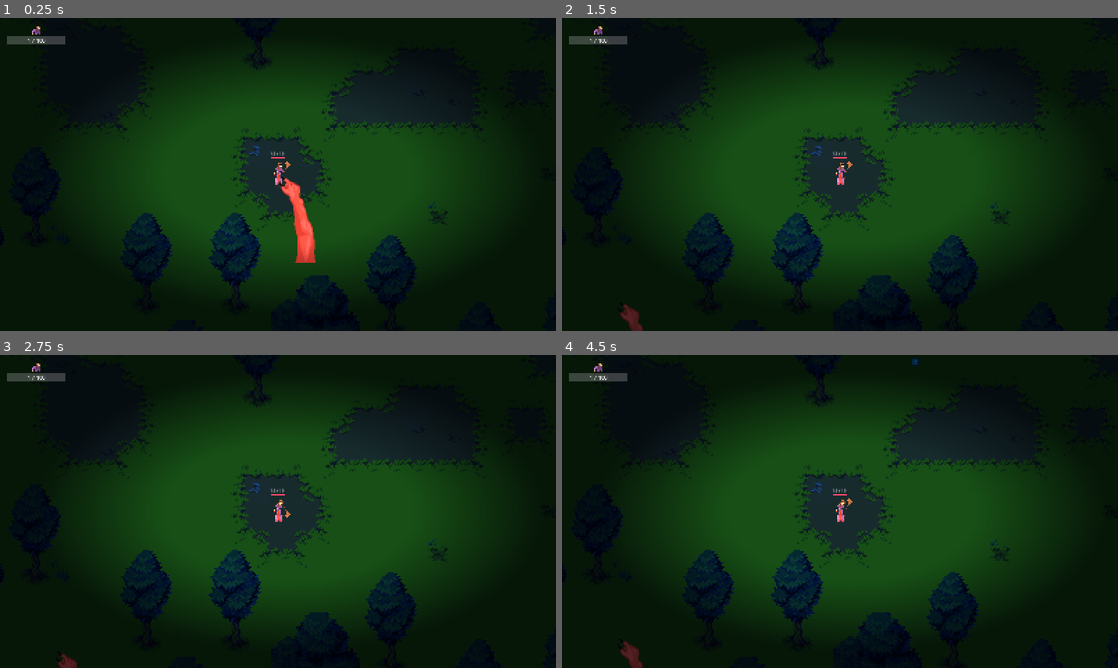
Above: before the commit, frames 1-4 (two rows, left to right).
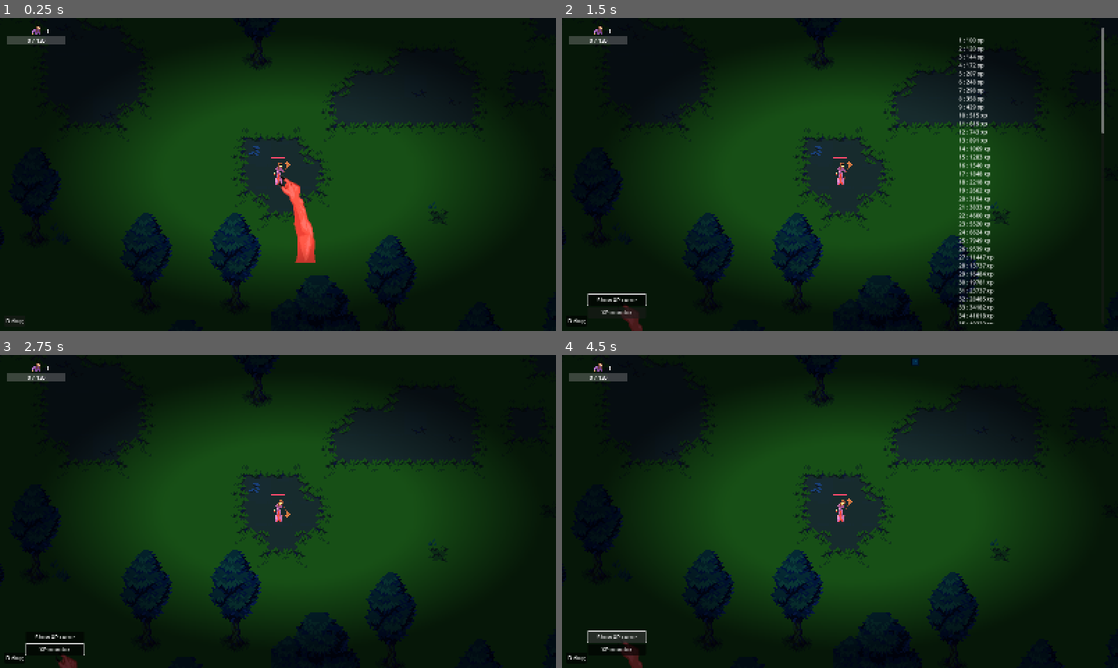
Above: after the commit, the same moments.

Repository: astonedf/Survivor
Game: Godot game, scene res://scenes/main/main.tscn
The game is run twice, just before and just after one commit, with the same random seed, the same clock (stepped at 60 frames per second) and the same inputs. The engine's default icon, where the game draws it, is replaced by a stand-in: a white triangle on a blue panel in a dark square.
Inputs (mouse positions are in pixels of both pictures, inside the frame that each line leads up to):
- Up to frame 1 (0.25 s): no input
- Up to frame 2 (1.5 s): click (578, 321) at 0.5 s, where only the run after the commit has a clickable "Debug"; click (617, 299) at 1.25 s, where only the run after the commit has a clickable "Show XP curve"
- Up to frame 3 (2.75 s): click (55, 649) at 2 s, where only the run after the commit has a clickable "XP monitor"
- Up to frame 4 (4.5 s): click (578, 658) at 2.75 s, where only the run after the commit has a clickable "Debug"; click (578, 658) at 3.5 s, where only the run after the commit has a clickable "Debug"; click (617, 636) at 4.25 s, where only the run after the commit has a clickable "Show XP curve"

The runs differ from the first frame. In frame 1, less than 0.1% of the frame differs, in the area x 1-52%, y 3-98%; in frame 2, 2.5%, in the area x 1-98%, y 3-98%; in frame 3, 0.2%; in frame 4, 0.6%.

Commit message:
debug and number indicator

Diff:
--- a/Survivor/autoloads/the_witch_manager.gd
+++ b/Survivor/autoloads/the_witch_manager.gd
@@ -2,19 +2,24 @@
 
 signal position_updated(position: Vector2)
 signal xp_updated(xp: int)
+signal xp_received(amount_received: int)
 signal lvl_updated(lvl: int)
-
 
 var _xp := 0
 var _lvl := 1
 var _xp_to_reach_next_lvl: int:
 	get:
-		return _lvl * 100
+		return _xp_to_reach_lvl(_lvl + 1)
 	set(value):
 		pass
 
 
 func receive_xp(amount: int) -> void:
+	xp_received.emit(amount)
+	_compute_xp(amount)
+
+
+func _compute_xp(amount: int) -> void:
 	_xp += amount
 
 	if _xp >= _xp_to_reach_next_lvl:
@@ -25,7 +30,15 @@
 		xp_updated.emit(_xp)
 
 
+
 func _lvl_up(remaining_xp: int) -> void:
 	_lvl += 1
 	lvl_updated.emit(_lvl)
-	receive_xp(remaining_xp)
+	_compute_xp(remaining_xp)
+
+
+func _xp_to_reach_lvl(lvl: int) -> int:
+	var xp_for_lvl_1 = 100
+	var xp_requirement_grow_rate = 1.2
+
+	return xp_for_lvl_1 * pow(xp_requirement_grow_rate, (lvl - 1))
--- /dev/null
+++ b/Survivor/characters/common/DamageIndicator/damage_indicator.gd
@@ -0,0 +1,14 @@
+extends Node2D
+
+var _number_pop_scene = preload("res://ui/number_pop/number_pop.tscn")
+var _parent: Character = null
+
+func _ready() -> void:
+	_parent = get_parent()
+	_parent.damage_taken.connect(_on_damage_taken)
+
+
+func _on_damage_taken(amount: int) -> void:
+	var number_pop: NumberPop = _number_pop_scene.instantiate()
+	add_child(number_pop)
+	number_pop.pop(str(amount), Color(1.0, 1.0, 1.0))
--- /dev/null
+++ b/Survivor/characters/common/DamageIndicator/damage_indicator.tscn
@@ -0,0 +1,6 @@
+[gd_scene load_steps=2 format=3 uid="uid://bxj1i7s3b4amk"]
+
+[ext_resource type="Script" uid="uid://cc84hpsbf7b88" path="res://characters/common/DamageIndicator/damage_indicator.gd" id="1_gp3et"]
+
+[node name="DamageIndicator" type="Node2D"]
+script = ExtResource("1_gp3et")
--- a/Survivor/characters/common/character.gd
+++ b/Survivor/characters/common/character.gd
@@ -1,19 +1,22 @@
 class_name Character extends CharacterBody2D
 ## Base class for TheHand, TheWitch, Enemy and Npc
 
-signal damage_taken(amount: float)
+signal damage_taken(amount: int)
 
-@export var _health := 1.0
+@export var max_health := 1
 @export var _can_move := true
 @export var _speed := 0.0
 @export var _can_take_damage := true
-@export var _armor := 0.0
+@export var _armor := 0
+
+var _health := 1
 
 # Area where damage is received when entered by something
 var _damageable_area: Area2D = null
 
 
 func _ready() -> void:
+	_health = max_health
 	_damageable_area = get_node("DamageableArea")
 	_damageable_area.body_entered.connect(_on_damageable_area_body_entered)
 	_damageable_area.area_entered.connect(_on_damageable_area_area_entered)
@@ -33,7 +36,7 @@
 	pass
 
 
-func _take_damage(raw_amount: float) -> void:
+func _take_damage(raw_amount: int) -> void:
 	if _can_take_damage:
 		var final_amount = raw_amount - _armor
 
--- a/Survivor/characters/common/health_bar/health_bar.gd
+++ b/Survivor/characters/common/health_bar/health_bar.gd
@@ -5,19 +5,20 @@
 
 var parent: Character = null
 
+
 func _ready() -> void:
 	# Sets the health bar properties with the parent's
 	parent = get_parent()
-	progress_bar.max_value = parent._health
-	progress_bar.value = parent._health
-	_update_label()
+	progress_bar.max_value = parent.max_health
+	progress_bar.value = parent.max_health
+	_update_label(parent.max_health, parent.max_health)
 	parent.damage_taken.connect(_on_damage_taken)
 
 
-func _on_damage_taken(amount: float) -> void:
+func _on_damage_taken(amount: int) -> void:
 	progress_bar.value -= amount
-	_update_label()
+	_update_label(parent._health, parent.max_health)
 
 
-func _update_label() -> void:
-	label.text = str(progress_bar.value) + " / " + str(progress_bar.max_value)
+func _update_label(health: int, max_health: int) -> void:
+	label.text = str(health) + " / " + str(max_health)
--- a/Survivor/characters/common/health_bar/health_bar.tscn
+++ b/Survivor/characters/common/health_bar/health_bar.tscn
@@ -29,6 +29,7 @@
 show_percentage = false
 
 [node name="Label" type="Label" parent="."]
+visible = false
 anchors_preset = 8
 anchor_left = 0.5
 anchor_top = 0.5
@@ -42,3 +43,4 @@
 grow_vertical = 2
 theme_override_font_sizes/font_size = 10
 text = "100 / 100"
+horizontal_alignment = 1
--- a/Survivor/characters/enemies/goblin/goblin.tscn
+++ b/Survivor/characters/enemies/goblin/goblin.tscn
@@ -1,8 +1,9 @@
-[gd_scene load_steps=6 format=3 uid="uid://boxl6hyaunb8e"]
+[gd_scene load_steps=7 format=3 uid="uid://boxl6hyaunb8e"]
 
 [ext_resource type="Script" uid="uid://slbsni3cf46i" path="res://characters/enemies/goblin/goblin.gd" id="1_e1yvt"]
 [ext_resource type="PackedScene" uid="uid://bwdqxkchthan0" path="res://characters/common/health_bar/health_bar.tscn" id="2_1kt5n"]
 [ext_resource type="Texture2D" uid="uid://wy5v10ju3gmm" path="res://icon.svg" id="2_5ebp1"]
+[ext_resource type="PackedScene" uid="uid://bxj1i7s3b4amk" path="res://characters/common/DamageIndicator/damage_indicator.tscn" id="4_2jjyp"]
 
 [sub_resource type="CircleShape2D" id="CircleShape2D_e1yvt"]
 
@@ -15,12 +16,11 @@
 collision_mask = 3
 script = ExtResource("1_e1yvt")
 xp_given = 15
-_health = 100.0
+max_health = 100
 _speed = 65.0
 
 [node name="Sprite2D" type="Sprite2D" parent="."]
 modulate = Color(0, 0.839216, 0.0313726, 1)
-position = Vector2(0.499998, -0.346668)
 scale = Vector2(0.179687, 0.182083)
 texture = ExtResource("2_5ebp1")
 
@@ -32,9 +32,10 @@
 collision_mask = 8
 
 [node name="CollisionShape2D" type="CollisionShape2D" parent="DamageableArea"]
-position = Vector2(1, -1)
 shape = SubResource("CircleShape2D_nageh")
 debug_color = Color(0.62148, 0.464657, 0.69799, 0.42)
 
 [node name="HealthBar" parent="." instance=ExtResource("2_1kt5n")]
 position = Vector2(0, -21)
+
+[node name="DamageIndicator" parent="." instance=ExtResource("4_2jjyp")]
--- a/Survivor/characters/enemies/troll/troll.tscn
+++ b/Survivor/characters/enemies/troll/troll.tscn
@@ -1,8 +1,9 @@
-[gd_scene load_steps=6 format=3 uid="uid://bcw1ak2t5b4m4"]
+[gd_scene load_steps=7 format=3 uid="uid://bcw1ak2t5b4m4"]
 
 [ext_resource type="Script" uid="uid://b86ceiyr2ypo5" path="res://characters/enemies/troll/troll.gd" id="1_l7lvb"]
 [ext_resource type="Texture2D" uid="uid://wy5v10ju3gmm" path="res://icon.svg" id="2_f0c5j"]
 [ext_resource type="PackedScene" uid="uid://bwdqxkchthan0" path="res://characters/common/health_bar/health_bar.tscn" id="3_wga3q"]
+[ext_resource type="PackedScene" uid="uid://bxj1i7s3b4amk" path="res://characters/common/DamageIndicator/damage_indicator.tscn" id="4_j5gku"]
 
 [sub_resource type="CircleShape2D" id="CircleShape2D_e1yvt"]
 
@@ -14,13 +15,13 @@
 collision_layer = 4
 collision_mask = 3
 script = ExtResource("1_l7lvb")
-xp_given = 300
-_health = 400.0
+xp_given = 30
+max_health = 300
 _speed = 25.0
 
 [node name="Sprite2D" type="Sprite2D" parent="."]
 modulate = Color(0.0640012, 0.754186, 1, 1)
-position = Vector2(0.499998, -0.346668)
+position = Vector2(-1.19209e-07, -2.98023e-08)
 scale = Vector2(0.179687, 0.182083)
 texture = ExtResource("2_f0c5j")
 
@@ -32,8 +33,9 @@
 collision_mask = 8
 
 [node name="CollisionShape2D" type="CollisionShape2D" parent="DamageableArea"]
-position = Vector2(1, -1)
 shape = SubResource("CircleShape2D_nageh")
 
 [node name="HealthBar" parent="." instance=ExtResource("3_wga3q")]
 position = Vector2(0, -23)
+
+[node name="DamageIndicator" parent="." instance=ExtResource("4_j5gku")]
--- a/Survivor/characters/the_witch/the_witch.tscn
+++ b/Survivor/characters/the_witch/the_witch.tscn
@@ -11,6 +11,8 @@
 [ext_resource type="Texture2D" uid="uid://bq7ytyb4ugbsp" path="res://assets/player/witch10.png" id="9_58jvb"]
 [ext_resource type="Texture2D" uid="uid://cfqubdey3mtdq" path="res://assets/player/witch11.png" id="10_8l73k"]
 [ext_resource type="Texture2D" uid="uid://cd6nvoo554p01" path="res://assets/player/witch12.png" id="11_aqrcq"]
+[ext_resource type="Script" uid="uid://ik27fwydfjmr" path="res://characters/the_witch/xp_indicator.gd" id="14_1cd3f"]
+[ext_resource type="PackedScene" uid="uid://bxj1i7s3b4amk" path="res://characters/common/DamageIndicator/damage_indicator.tscn" id="15_upxre"]
 [ext_resource type="PackedScene" uid="uid://bwdqxkchthan0" path="res://characters/common/health_bar/health_bar.tscn" id="16_8l73k"]
 [ext_resource type="PackedScene" uid="uid://dkky6meo7gsyq" path="res://weapons/the_witch/broom/broom.tscn" id="17_d2agh"]
 
@@ -174,6 +176,12 @@
 [node name="Broom" parent="." instance=ExtResource("17_d2agh")]
 position = Vector2(2, -9)
 
+[node name="XpIndicator" type="Node2D" parent="."]
+position = Vector2(0, -57)
+script = ExtResource("14_1cd3f")
+
+[node name="DamageIndicator" parent="." instance=ExtResource("15_upxre")]
+
 [connection signal="timeout" from="EnemySpawner/SpawnTimer" to="EnemySpawner" method="_on_spawn_timer_timeout"]
 [connection signal="animation_finished" from="AnimationPlayer" to="." method="_on_animation_player_animation_finished"]
 [connection signal="body_entered" from="WeaponPickupRangeArea" to="." method="_on_weapon_pickup_range_area_body_entered"]
--- /dev/null
+++ b/Survivor/characters/the_witch/xp_indicator.gd
@@ -0,0 +1,12 @@
+extends Node2D
+
+var _number_pop_scene = preload("res://ui/number_pop/number_pop.tscn")
+
+func _ready() -> void:
+	TheWitchManager.xp_received.connect(_on_xp_received)
+
+
+func _on_xp_received(amount: int) -> void:
+	var number_pop: NumberPop = _number_pop_scene.instantiate()
+	add_child(number_pop)
+	number_pop.pop("+" + str(amount) + " xp", Color(0.645, 0.552, 0.985))
--- a/Survivor/project.godot
+++ b/Survivor/project.godot
@@ -23,7 +23,6 @@
 
 window/size/viewport_width=1600
 window/size/viewport_height=900
-window/size/mode=3
 window/stretch/mode="canvas_items"
 
 [global_group]
--- /dev/null
+++ b/Survivor/ui/hud/debug/debug.gd
@@ -0,0 +1,43 @@
+extends Control
+
+@onready var debug: RichTextLabel = $Content/DebugText
+@onready var content: Control = $Content
+
+
+func _ready() -> void:
+	content.hide()
+
+
+func _on_xp_curve_button_toggled(toggled_on: bool) -> void:
+	if toggled_on:
+		debug.text = ""
+		debug.show()
+		var max_lvl = 100
+		var count = 1
+
+		while count <= max_lvl:
+			debug.text += "\n " + str(count) + " : " + str(TheWitchManager._xp_to_reach_lvl(count)) + " xp"
+			count += 1
+
+	else:
+		debug.hide()
+
+
+func _on_open_button_toggled(toggled_on: bool) -> void:
+	if toggled_on:
+		content.show()
+	else:
+		content.hide()
+		TheWitchManager.xp_received.disconnect(_on_xp_received)
+
+
+func _on_xp_monitor_toggled(toggled_on: bool) -> void:
+	if toggled_on:
+		debug.text = ""
+		TheWitchManager.xp_received.connect(_on_xp_received)
+	else:
+		TheWitchManager.xp_received.disconnect(_on_xp_received)
+
+
+func _on_xp_received(amount: int) -> void:
+	debug.text += "\n XP received: " + str(amount)
--- /dev/null
+++ b/Survivor/ui/hud/debug/debug.tscn
@@ -0,0 +1,62 @@
+[gd_scene load_steps=2 format=3 uid="uid://b8jdvubbp15ej"]
+
+[ext_resource type="Script" uid="uid://buwuqyh8yybd6" path="res://ui/hud/debug/debug.gd" id="1_ujoej"]
+
+[node name="Debug" type="Control"]
+layout_mode = 3
+anchors_preset = 0
+script = ExtResource("1_ujoej")
+
+[node name="OpenDebugButton" type="Button" parent="."]
+layout_mode = 1
+anchors_preset = 4
+anchor_top = 0.5
+anchor_bottom = 0.5
+offset_left = 13.0
+offset_top = 855.0
+offset_right = 71.0
+offset_bottom = 886.0
+grow_vertical = 2
+toggle_mode = true
+text = "Debug"
+
+[node name="Content" type="Control" parent="."]
+layout_mode = 1
+anchors_preset = 0
+
+[node name="DebugText" type="RichTextLabel" parent="Content"]
+layout_mode = 1
+anchors_preset = 15
+anchor_right = 1.0
+anchor_bottom = 1.0
+offset_left = 1137.0
+offset_top = 28.0
+offset_right = 1561.0
+offset_bottom = 879.0
+grow_horizontal = 2
+grow_vertical = 2
+
+[node name="Buttons" type="VBoxContainer" parent="Content"]
+layout_mode = 1
+anchors_preset = 9
+anchor_bottom = 1.0
+offset_left = 74.0
+offset_top = 563.0
+offset_right = 242.0
+offset_bottom = 863.0
+grow_vertical = 2
+alignment = 2
+
+[node name="XpCurveButton" type="Button" parent="Content/Buttons"]
+layout_mode = 2
+toggle_mode = true
+text = "Show XP curve"
+
+[node name="XpMonitor" type="Button" parent="Content/Buttons"]
+layout_mode = 2
+toggle_mode = true
+text = "XP monitor"
+
+[connection signal="toggled" from="OpenDebugButton" to="." method="_on_open_button_toggled"]
+[connection signal="toggled" from="Content/Buttons/XpCurveButton" to="." method="_on_xp_curve_button_toggled"]
+[connection signal="toggled" from="Content/Buttons/XpMonitor" to="." method="_on_xp_monitor_toggled"]
--- a/Survivor/ui/hud/hud.tscn
+++ b/Survivor/ui/hud/hud.tscn
@@ -1,6 +1,7 @@
-[gd_scene load_steps=2 format=3 uid="uid://b0158jo3181dg"]
+[gd_scene load_steps=3 format=3 uid="uid://b0158jo3181dg"]
 
 [ext_resource type="PackedScene" uid="uid://ceu1vd8t26b5b" path="res://ui/hud/the_witch/the_witch_hud.tscn" id="1_xmswo"]
+[ext_resource type="PackedScene" uid="uid://b8jdvubbp15ej" path="res://ui/hud/debug/debug.tscn" id="2_4d6w6"]
 
 [node name="Hud" type="CanvasLayer"]
 
@@ -20,3 +21,5 @@
 
 [node name="TheWitchHud" parent="MarginContainer/VBoxContainer" instance=ExtResource("1_xmswo")]
 layout_mode = 2
+
+[node name="Debug" parent="." instance=ExtResource("2_4d6w6")]
--- a/Survivor/ui/hud/the_witch/the_witch_hud.gd
+++ b/Survivor/ui/hud/the_witch/the_witch_hud.gd
@@ -10,7 +10,8 @@
 	TheWitchManager.xp_updated.connect(_on_the_witch_xp_updated)
 	_on_the_witch_xp_updated(TheWitchManager._xp)
 	TheWitchManager.lvl_updated.connect(_on_the_witch_lvl_updated)
-	_on_the_witch_xp_updated(TheWitchManager._lvl)
+	_on_the_witch_lvl_updated(TheWitchManager._lvl)
+
 
 func _on_the_witch_xp_updated(xp: int) -> void:
 	progress_bar.max_value = TheWitchManager._xp_to_reach_next_lvl
--- /dev/null
+++ b/Survivor/ui/number_pop/number_pop.gd
@@ -0,0 +1,16 @@
+class_name NumberPop extends Node2D
+## Shows a number that fades away progressively
+
+
+@onready var animation_player: AnimationPlayer = $AnimationPlayer
+@onready var label: Label = $Label
+
+
+func pop(value: String, color: Color = Color(1.0, 1.0, 1.0, 1.0), direction: String = "up") -> void:
+		label.text = value
+		label.add_theme_color_override("font_color", color)
+		animation_player.play("fades_" + direction)
+
+
+func _on_animation_player_animation_finished(anim_name: StringName) -> void:
+	queue_free()
--- /dev/null
+++ b/Survivor/ui/number_pop/number_pop.tscn
@@ -0,0 +1,115 @@
+[gd_scene load_steps=5 format=3 uid="uid://if7bn67vsnys"]
+
+[ext_resource type="Script" uid="uid://nnw4axpd2dkh" path="res://ui/number_pop/number_pop.gd" id="1_5lnbt"]
+
+[sub_resource type="Animation" id="Animation_5lnbt"]
+length = 0.001
+tracks/0/type = "value"
+tracks/0/imported = false
+tracks/0/enabled = true
+tracks/0/path = NodePath("Label:self_modulate")
+tracks/0/interp = 1
+tracks/0/loop_wrap = true
+tracks/0/keys = {
+"times": PackedFloat32Array(0),
+"transitions": PackedFloat32Array(1),
+"update": 0,
+"values": [Color(1, 1, 1, 1)]
+}
+tracks/1/type = "value"
+tracks/1/imported = false
+tracks/1/enabled = true
+tracks/1/path = NodePath("Label:visible")
+tracks/1/interp = 1
+tracks/1/loop_wrap = true
+tracks/1/keys = {
+"times": PackedFloat32Array(0),
+"transitions": PackedFloat32Array(1),
+"update": 1,
+"values": [true]
+}
+tracks/2/type = "value"
+tracks/2/imported = false
+tracks/2/enabled = true
+tracks/2/path = NodePath("Label:position")
+tracks/2/interp = 1
+tracks/2/loop_wrap = true
+tracks/2/keys = {
+"times": PackedFloat32Array(0),
+"transitions": PackedFloat32Array(1),
+"update": 0,
+"values": [Vector2(-167.5, -11.5)]
+}
+
+[sub_resource type="Animation" id="Animation_os3o8"]
+resource_name = "fades_up"
+tracks/0/type = "value"
+tracks/0/imported = false
+tracks/0/enabled = true
+tracks/0/path = NodePath("Label:self_modulate")
+tracks/0/interp = 2
+tracks/0/loop_wrap = true
+tracks/0/keys = {
+"times": PackedFloat32Array(0, 0.666667, 1),
+"transitions": PackedFloat32Array(1, 1, 1),
+"update": 0,
+"values": [Color(1, 1, 1, 1), Color(1, 1, 1, 1), Color(1, 1, 1, 0)]
+}
+tracks/1/type = "value"
+tracks/1/imported = false
+tracks/1/enabled = true
+tracks/1/path = NodePath("Label:visible")
+tracks/1/interp = 1
+tracks/1/loop_wrap = true
+tracks/1/keys = {
+"times": PackedFloat32Array(0, 1),
+"transitions": PackedFloat32Array(1, 1),
+"update": 1,
+"values": [true, false]
+}
+tracks/2/type = "value"
+tracks/2/imported = false
+tracks/2/enabled = true
+tracks/2/path = NodePath("Label:position")
+tracks/2/interp = 1
+tracks/2/loop_wrap = true
+tracks/2/keys = {
+"times": PackedFloat32Array(0, 1),
+"transitions": PackedFloat32Array(1, 1),
+"update": 0,
+"values": [Vector2(-167.5, -11.5), Vector2(-167.5, -41.5)]
+}
+
+[sub_resource type="AnimationLibrary" id="AnimationLibrary_wg3q8"]
+_data = {
+&"RESET": SubResource("Animation_5lnbt"),
+&"fades_up": SubResource("Animation_os3o8")
+}
+
+[node name="NumberPop" type="Node2D"]
+script = ExtResource("1_5lnbt")
+
+[node name="Label" type="Label" parent="."]
+anchors_preset = 8
+anchor_left = 0.5
+anchor_top = 0.5
+anchor_right = 0.5
+anchor_bottom = 0.5
+offset_left = -167.5
+offset_top = -11.5
+offset_right = 167.5
+offset_bottom = 11.5
+grow_horizontal = 2
+grow_vertical = 2
+size_flags_horizontal = 4
+theme_override_font_sizes/font_size = 12
+text = "1500"
+horizontal_alignment = 1
+vertical_alignment = 1
+
+[node name="AnimationPlayer" type="AnimationPlayer" parent="."]
+libraries = {
+&"": SubResource("AnimationLibrary_wg3q8")
+}
+
+[connection signal="animation_finished" from="AnimationPlayer" to="." method="_on_animation_player_animation_finished"]
--- a/Survivor/weapons/common/weapon.gd
+++ b/Survivor/weapons/common/weapon.gd
@@ -5,7 +5,7 @@
 ## they work.
 
 
-@export var _damage := 1.0
+@export var _damage := 1
 ## Can be picked up ?
 ## Set to false when the weapon is picked up.
 @export var _pickable := true
--- a/Survivor/weapons/the_witch/broom/broom.tscn
+++ b/Survivor/weapons/the_witch/broom/broom.tscn
@@ -15,7 +15,7 @@
 collision_layer = 8
 collision_mask = 0
 script = ExtResource("1_8siqe")
-_damage = 100.0
+_damage = 100
 metadata/_custom_type_script = "uid://dtcgs7sg66us6"
 
 [node name="CollisionShapeLeft" type="CollisionShape2D" parent="."]
--- a/Survivor/weapons/the_witch/frog/frog.tscn
+++ b/Survivor/weapons/the_witch/frog/frog.tscn
@@ -135,7 +135,7 @@
 collision_layer = 8
 collision_mask = 0
 script = ExtResource("1_8th6u")
-_damage = 50.0
+_damage = 50
 tick_rate = 0.5
 
 [node name="CollisionShape2D" type="CollisionShape2D" parent="."]
Not shown, added: Survivor/characters/common/DamageIndicator/damage_indicator.gd.uid
Not shown: 1 places in Survivor/characters/the_witch/the_witch.tscn that only renumber resources
Not shown, added: Survivor/characters/the_witch/xp_indicator.gd.uid
Not shown, added: Survivor/ui/hud/debug/debug.gd.uid
Not shown, added: Survivor/ui/number_pop/number_pop.gd.uid
